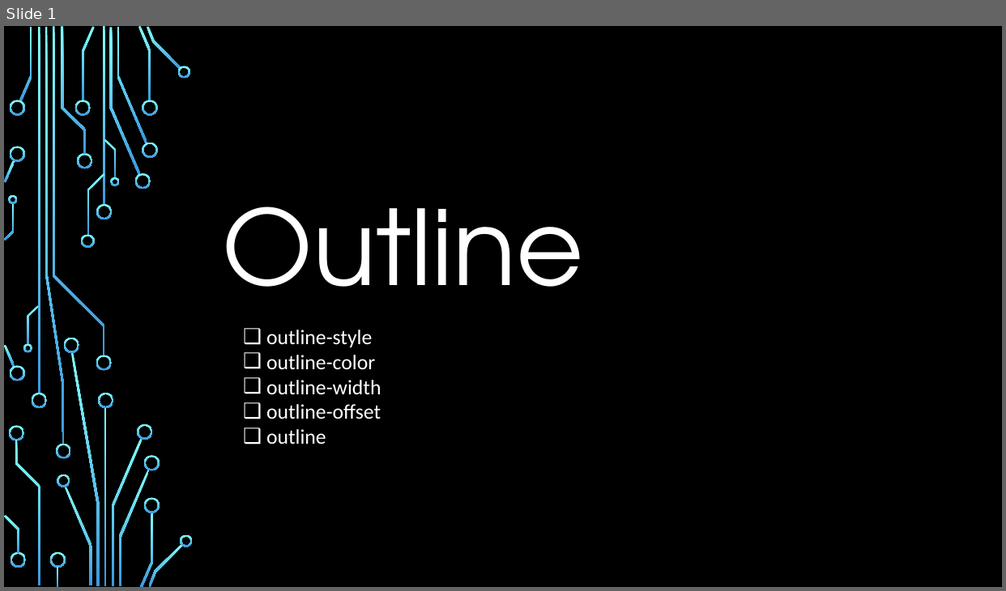
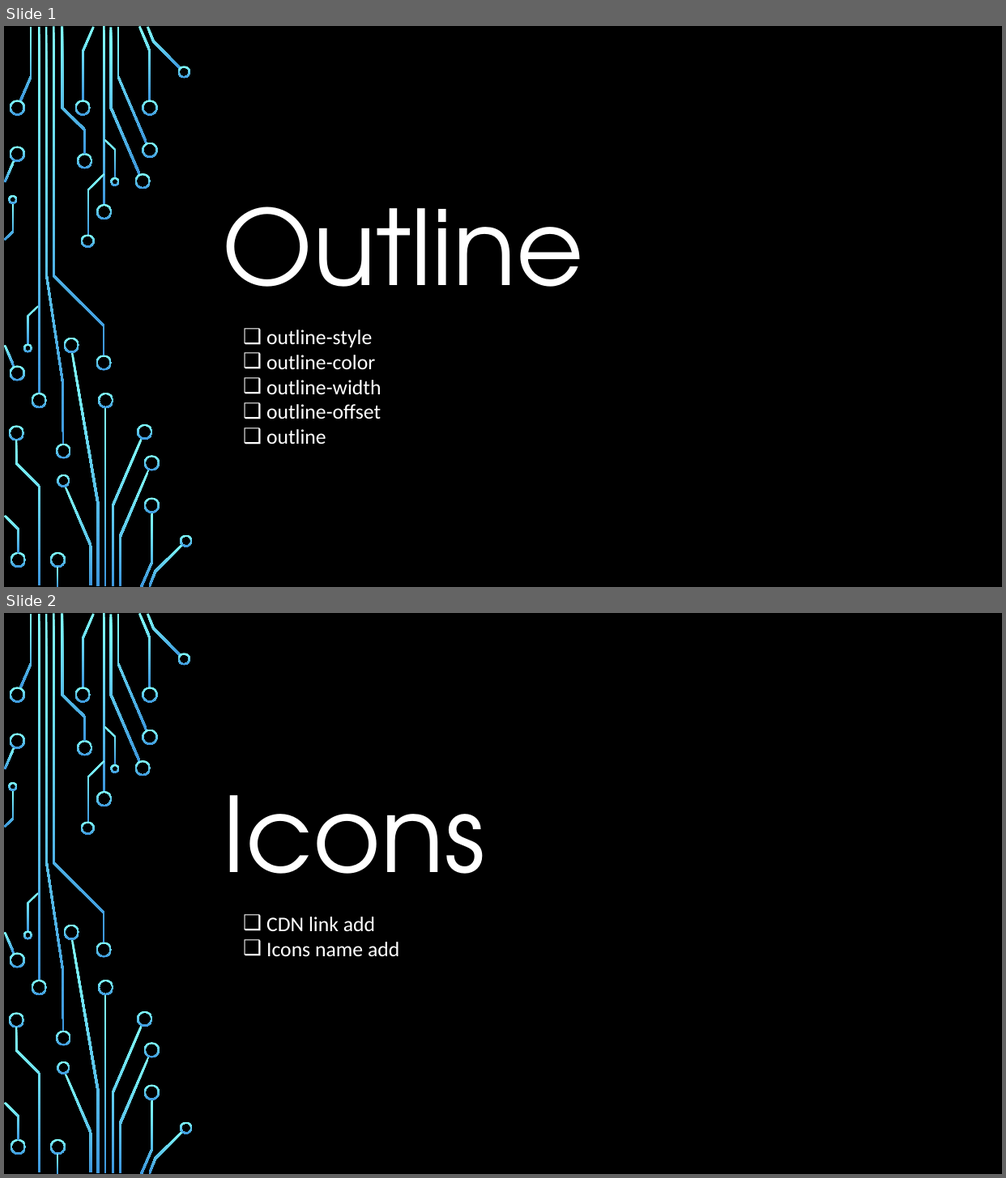
Before and after one commit to git-rx-co/HPI_HER_POWER, a slide deck: Presentation/CSS_pre.pptx. Shown one above the other, each under a label of ours: slide 1 before the commit, slides 1 and 2 after it. The pictures are 1006x591 and 1006x1178 pixels, drawn with LibreOffice and Linux fonts; fonts in the diff are those of the drawing; background and template pictures are left out. Boxes give left, top, right and bottom in pixels: in the first picture for what was removed or moved away, otherwise in the second. Text is boxed around its words. In the diff, an @@ line names an element or a change of style, - is before the commit and + after.

```diff
--- a/Presentation/CSS_pre.pptx
+++ b/Presentation/CSS_pre.pptx
@@ slide 2 added at (4,613,1002,1174), background picture (left out); not listed: 54 template elements that a slide beside it also shows @@
@@ text added at (223,795,485,919), 100 pt, text #FFFFFF @@
+Icons
@@ text added at (266,917,399,957), 20 pt, text #FFFFFF @@
+❑ CDN link add
+❑ Icons name add
```
Also in this commit, not shown: 1 other slide added.
